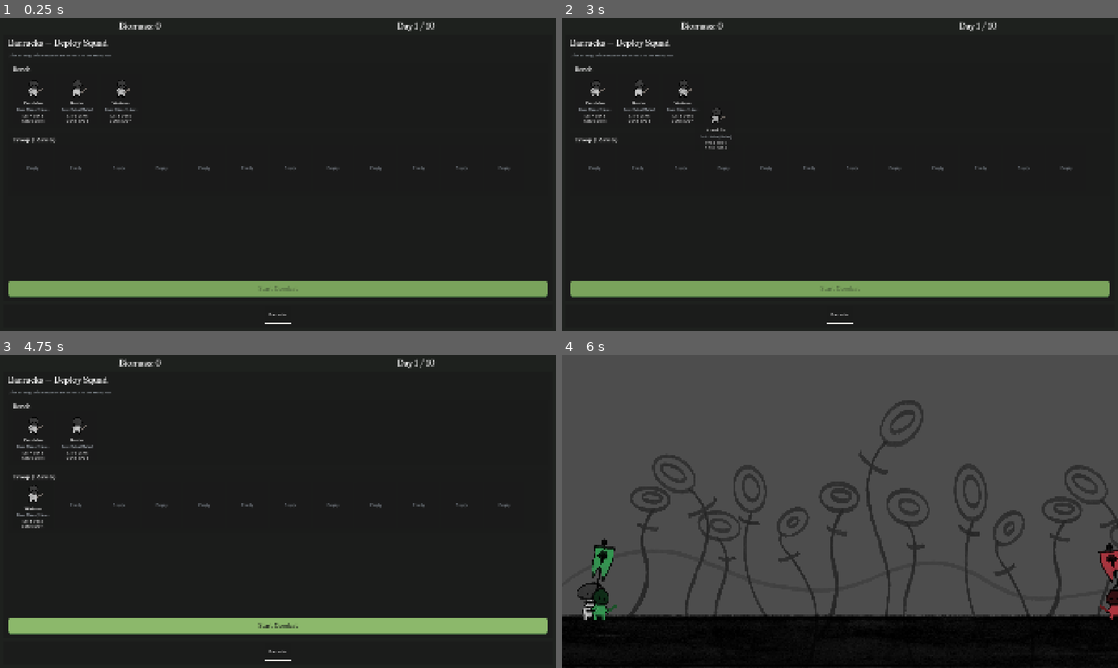
Above: before the commit, frames 1-4 (two rows, left to right).
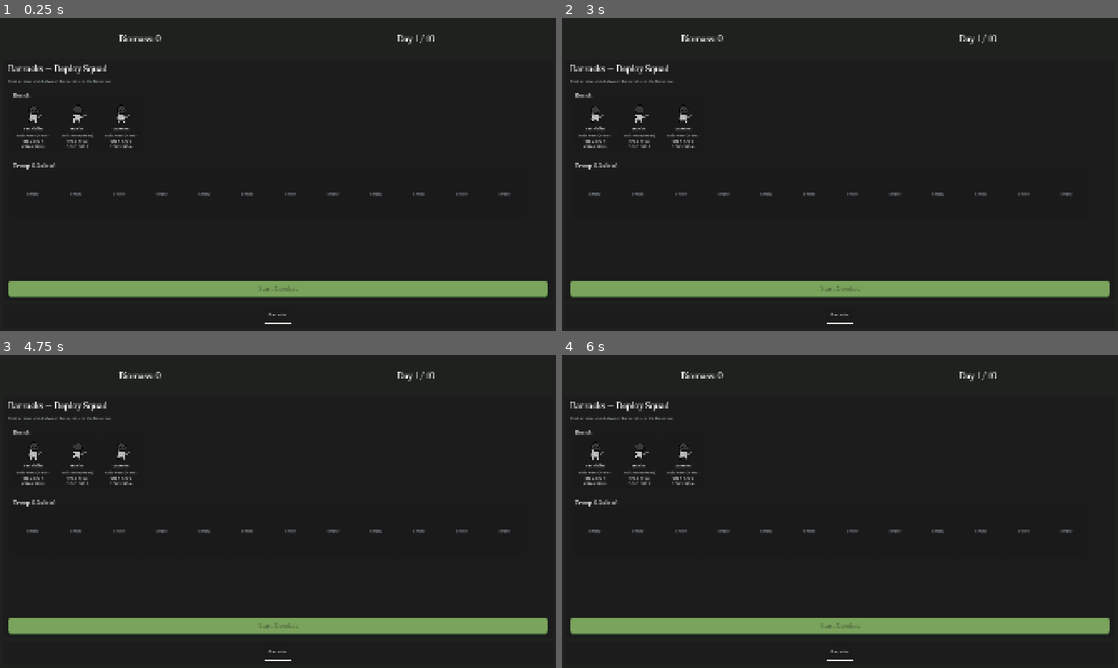
Above: after the commit, the same moments.

Repository: stonecauldron/mycelium-prototype
Game: Godot game, scene res://assets/base/base.tscn
Same seed, same stepped clock (60 frames per second), same inputs: the game is played once before the commit and once after it.
Inputs (mouse positions are in pixels of both pictures, inside the frame that each line leads up to):
- Up to frame 1 (0.25 s): no input
- Up to frame 2 (3 s): click "Barracks" at 0.5 s; click "Barracks" at 1.25 s; click "Barracks" at 2 s; drag from (595, 99) to (895, 105) at 2.77 s
- Up to frame 3 (4.75 s): drag from (77, 436) to (250, 574) at 3.52 s; move the mouse to (122, 436) at 4.27 s; click (122, 436) at 4.42 s
- Up to frame 4 (6 s): click (840, 627) at 5 s, where only the run before the commit has a clickable "Start Combat"; drag from (812, 574) to (589, 599) at 5.77 s

The runs differ from the first frame. In frame 1, 2.4% of the frame differs, in the area x 1-92%, y 1-57%; in frame 2, 2.6%; in frame 3, 2.5%; in frame 4, 85%, in the area x 0-100%, y 0-100%.

Commit message:
Give the base top bar more height for Fraunces titles.
Co-authored-by: Cursor <cursoragent@cursor.com>

Diff:
--- a/assets/base/base.tscn
+++ b/assets/base/base.tscn
@@ -37,6 +37,7 @@
 theme_type_variation = &"RootStack"
 
 [node name="TopBar" type="HBoxContainer" parent="RootMargin/RootVBox" unique_id=300762639]
+custom_minimum_size = Vector2(0, 125)
 layout_mode = 2
 theme_type_variation = &"TightHBox"
 
--- a/assets/themes/default.tres
+++ b/assets/themes/default.tres
@@ -6,14 +6,14 @@
 [ext_resource type="FontFile" uid="uid://bckw80lf7bsfa" path="res://assets/fonts/Fraunces-VariableFont_SOFT,WONK,opsz,wght.ttf" id="4_fraunces"]
 [ext_resource type="FontFile" uid="uid://f4byq12wh6ou" path="res://assets/fonts/Figtree-VariableFont_wght.ttf" id="5_figtree"]
 
-[sub_resource type="FontVariation" id="Font_fraunces_display"]
-base_font = ExtResource("4_fraunces")
+[sub_resource type="FontVariation" id="Font_figtree_button"]
+base_font = ExtResource("5_figtree")
 variation_opentype = {
-2003265652: 550
+2003265652: 600
 }
 
-[sub_resource type="FontVariation" id="Font_fraunces_title"]
-base_font = ExtResource("4_fraunces")
+[sub_resource type="FontVariation" id="Font_figtree_meta"]
+base_font = ExtResource("5_figtree")
 variation_opentype = {
 2003265652: 500
 }
@@ -30,16 +30,16 @@
 2003265652: 450
 }
 
-[sub_resource type="FontVariation" id="Font_figtree_meta"]
-base_font = ExtResource("5_figtree")
+[sub_resource type="FontVariation" id="Font_fraunces_title"]
+base_font = ExtResource("4_fraunces")
 variation_opentype = {
 2003265652: 500
 }
 
-[sub_resource type="FontVariation" id="Font_figtree_button"]
-base_font = ExtResource("5_figtree")
+[sub_resource type="FontVariation" id="Font_fraunces_display"]
+base_font = ExtResource("4_fraunces")
 variation_opentype = {
-2003265652: 600
+2003265652: 550
 }
 
 [resource]
Not shown: 6 places in assets/themes/default.tres that only renumber resources
